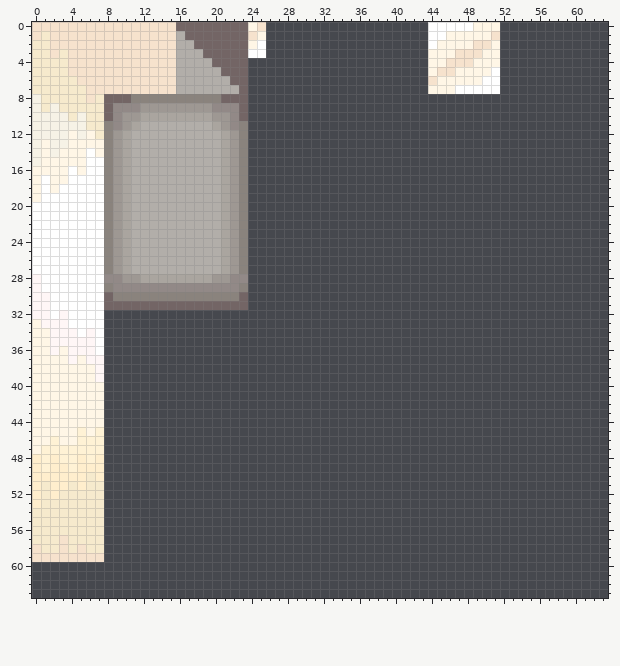
Pixel-art sprite, stored at textures/blocks/end_rod.png. Above: the version before the commit.
The file is 64x64 pixels.
New version:
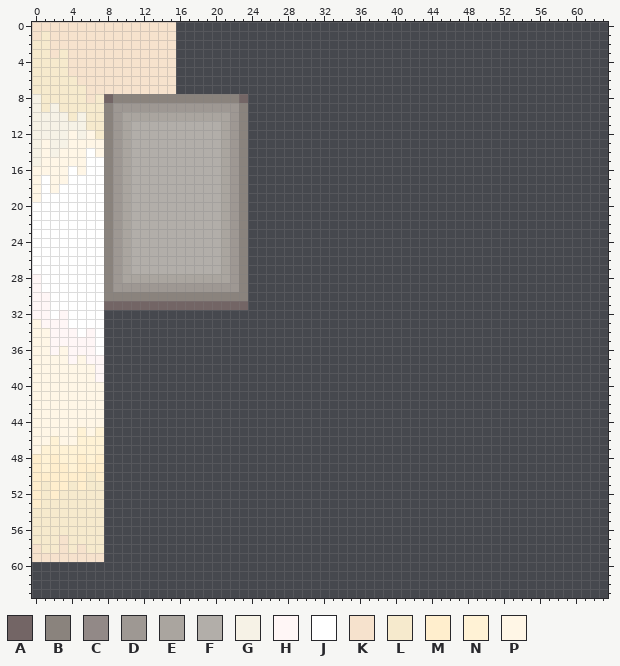
Palette (. is transparent): A #736565  B #8a837d  C #928987  D #9e9893  E #aaa59f  F #b2aea9  G #f6f2e6  H #fff6f6  J #ffffff  K #f6e2cd  L #f6eacd  M #ffeecd  N #fff2d5  P #fff6e6
Author's note on the commit: Autopush passed textures from 12/06/2023
Edits made:
@@ x 0..63 @@
- 0 KKKKKKKKKKKKKKKKAAAAAAAAPK..................JJJJJPPP............
- 1 KLKKKKKKKKKKKKKKFAAAAAAAKP..................JJPPPPPK............
- 2 LLKKKKKKKKKKKKKKFFAAAAAAPJ..................JPPPPKKP............
- 3 LLKLKKKKKKKKKKKKFFFAAAAAJJ..................PPPKKKPP............
- 4 LLLLKKKKKKKKKKKKFFFFAAAA....................PPKKKPPP............
- 5 LLLLKKKKKKKKKKKKFFFFFAAA....................PKKPPPPJ............
- 6 LLLLLKKKKKKKKKKKFFFFFFAA....................KPPPPPJJ............
- 7 LLLLLLKKKKKKKKKKFFFFFFFA....................PPPJJJJJ............
- 8 GLLLLLKLAAABBBBBBBBBBAAA........................................
- 9 GLGLLLLLACCCDDDDDDDDCCCA........................................
-10 GGGGLGLLACDDEEEEEEEEDDCA........................................
-11 GGGGGGLLBCDEFFFFFFFFEDCB........................................
+ 0 KKKKKKKKKKKKKKKK................................................
+ 1 KLKKKKKKKKKKKKKK................................................
+ 2 LLKKKKKKKKKKKKKK................................................
+ 3 LLKLKKKKKKKKKKKK................................................
+ 4 LLLLKKKKKKKKKKKK................................................
+ 5 LLLLKKKKKKKKKKKK................................................
+ 6 LLLLLKKKKKKKKKKK................................................
+ 7 LLLLLLKKKKKKKKKK................................................
+ 8 GLLLLLKLABBBBBBBBBBBBBBA........................................
+ 9 GLGLLLLLBDDDDDDDDDDDDDDB........................................
+10 GGGGLGLLBDEEEEEEEEEEEEDB........................................
+11 GGGGGGLLBDEFFFFFFFFFFEDB........................................
 12 GGGGPGPLBDEFFFFFFFFFFEDB........................................
@@ x 6..25 @@
 27 JJBDEFFFFFFFFFFEDB..
-28 JJCCDDEEEEEEEEDDCC..
-29 JJBCCCCCCCCCCCCCCB..
-30 JJABBBBBBBBBBBBBBA..
+28 JJBDEEEEEEEEEEEEDB..
+29 JJBDDDDDDDDDDDDDDB..
+30 JJBBBBBBBBBBBBBBBB..
 31 JJAAAAAAAAAAAAAAAA..
Pixel boxes of the changes (left, top, right, bottom) in both pictures:
changed: (176, 22, 266, 130)
erased: (428, 22, 500, 94)
changed: (104, 94, 140, 130)
changed: (104, 274, 248, 301)
